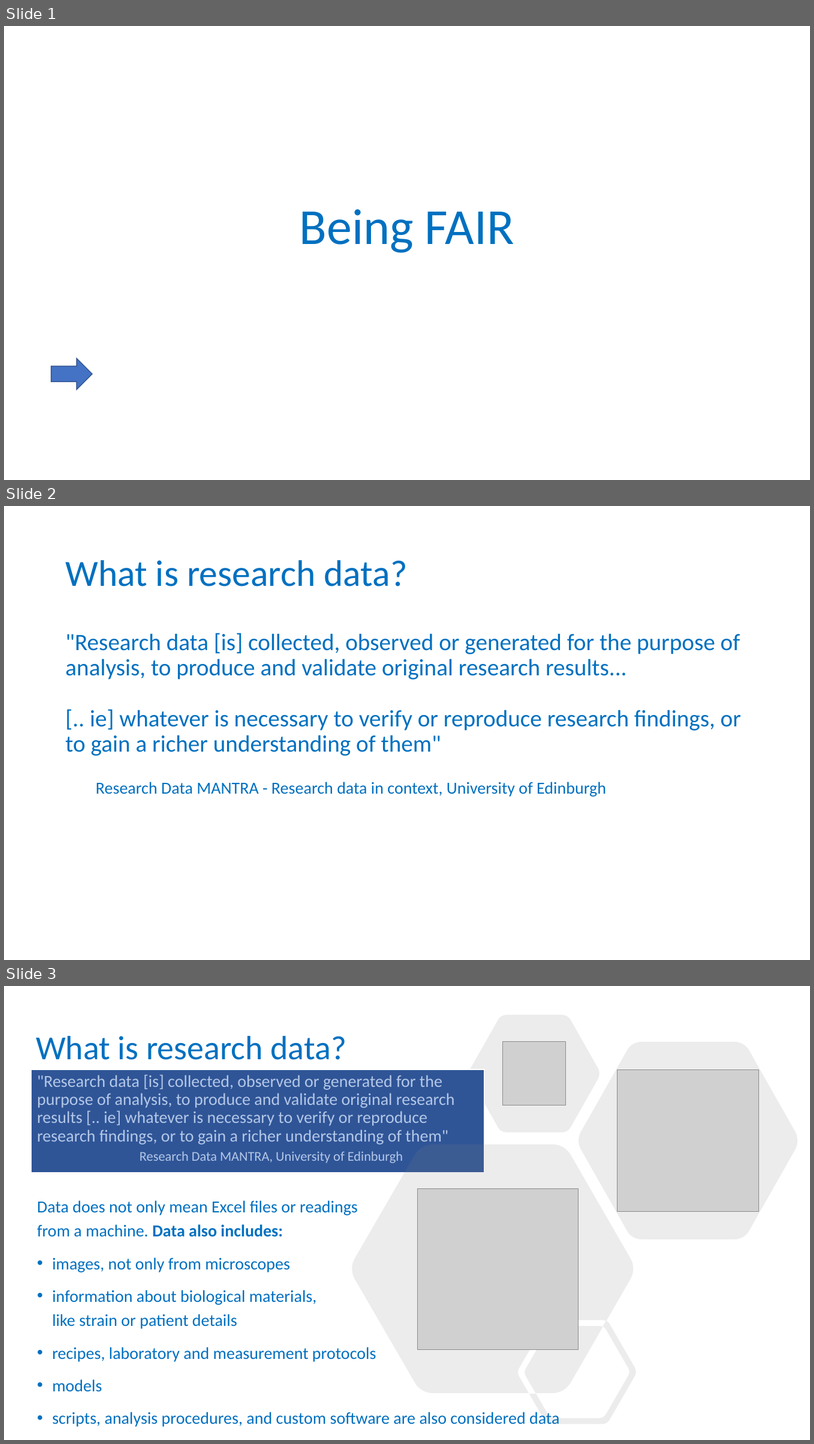
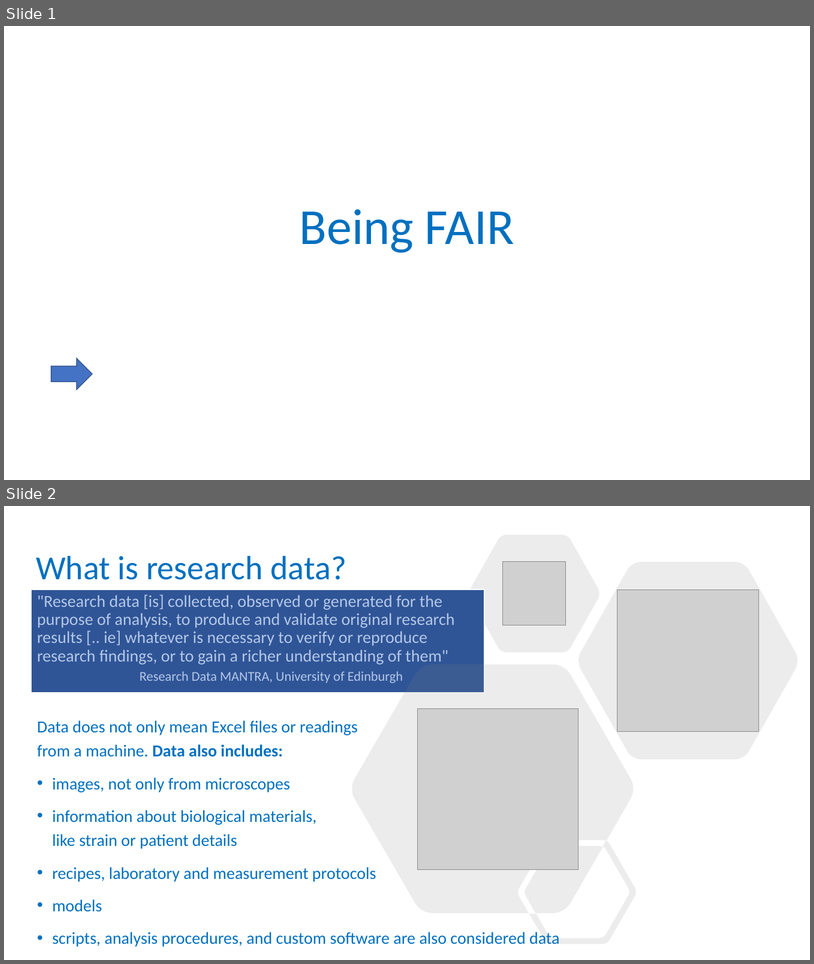
Before and after one commit to carpentries-incubator/fair-for-leaders, a slide deck: instructors/02-Being_FAIR.pptx. Shown one above the other, each under a label of ours: slides 1, 2 and 3 before the commit, slides 1 and 2 after it. The pictures are 814x1444 and 814x964 pixels, drawn with LibreOffice and Linux fonts; fonts in the diff are those of the drawing; grey boxes stand for pictures; background and template pictures are left out. Boxes give left, top, right and bottom in pixels: in the first picture for what was removed or moved away, otherwise in the second. Text is boxed around its words. In the diff, an @@ line names an element or a change of style, - is before the commit and + after.

Commit message:
combined two slides on what is data

```diff
--- a/instructors/02-Being_FAIR.pptx
+++ b/instructors/02-Being_FAIR.pptx
@@ slide 2 removed at (4, 506, 810, 960), background #FFFFFF @@
@@ title removed at (65, 560, 407, 586) @@
-What is research data?
@@ text removed at (65, 633, 741, 796) @@
-"Research data [is] collected, observed or generated for the purpose of analysis, to produce and validate original research results...
-[.. ie] whatever is necessary to verify or reproduce research findings, or to gain a richer understanding of them"
-  Research Data MANTRA - Research data in context, University of Edinburgh
@@ what was slide 3 is now slide 2 @@
```
